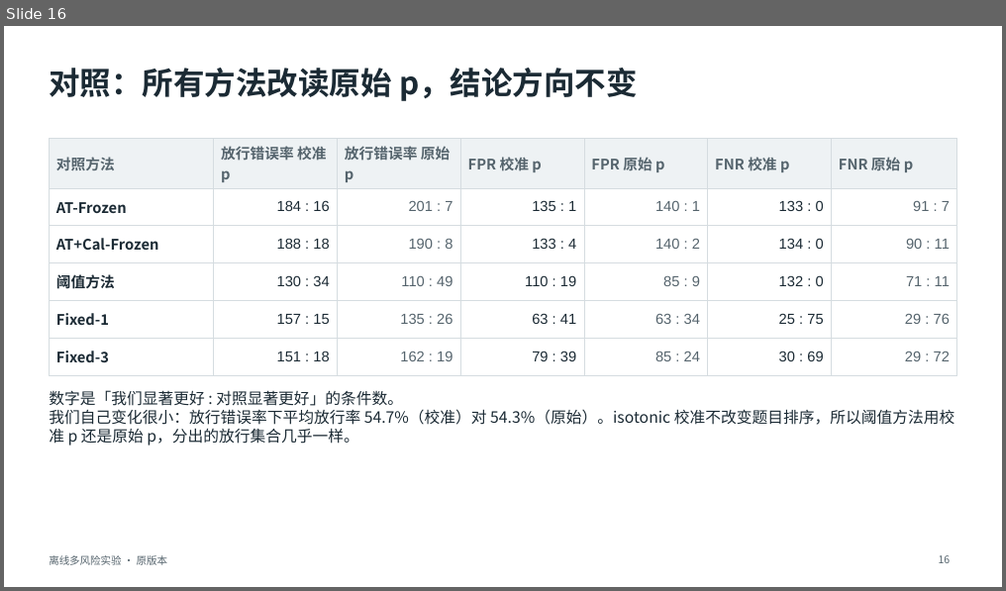
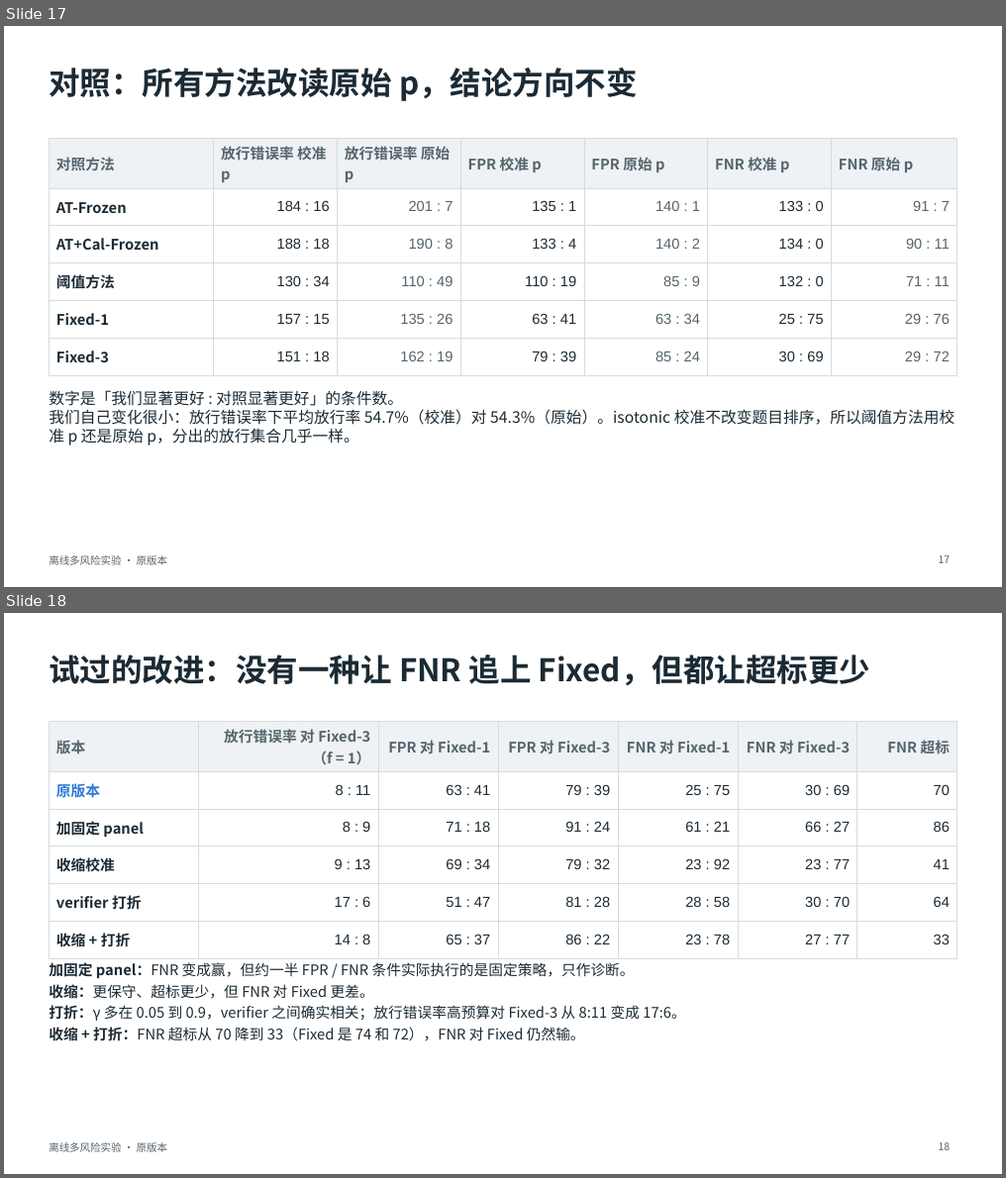
Before and after one commit to toz015/verification_generation_experiment, a slide deck: reports/offline_multirisk_20261116_calibrated/deck/离线多风险实验_原版本.pptx. Shown one above the other, each under a label of ours: slide 16 before the commit, slides 17 and 18 after it. The pictures are 1006x591 and 1006x1178 pixels, drawn with LibreOffice and Linux fonts; fonts in the diff are those of the drawing. Boxes give left, top, right and bottom in pixels: in the first picture for what was removed or moved away, otherwise in the second. Text is boxed around its words. In the diff, an @@ line names an element or a change of style, - is before the commit and + after.

```diff
--- a/reports/offline_multirisk_20261116_calibrated/deck/离线多风险实验_原版本.pptx
+++ b/reports/offline_multirisk_20261116_calibrated/deck/离线多风险实验_原版本.pptx
@@ slide 18 added at bbox=[4, 613, 1002, 1174], background #FFFFFF; not listed: 1 template element that a slide beside it also shows @@
@@ title added at bbox=[49, 655, 870, 685], 30 pt, text #1B2A34, bold @@
+试过的改进：没有一种让 FNR 追上 Fixed，但都让超标更少
@@ table added at bbox=[49, 722, 957, 952], 6 rows, 7 columns @@
+版本 | 放行错误率 对 Fixed-3（f = 1） | FPR 对 Fixed-1 | FPR 对 Fixed-3 | FNR 对 Fixed-1 | FNR 对 Fixed-3 | FNR 超标
+原版本 | 8 : 11 | 63 : 41 | 79 : 39 | 25 : 75 | 30 : 69 | 70
+加固定 panel | 8 : 9 | 71 : 18 | 91 : 24 | 61 : 21 | 66 : 27 | 86
+收缩校准 | 9 : 13 | 69 : 34 | 79 : 32 | 23 : 92 | 23 : 77 | 41
+verifier 打折 | 17 : 6 | 51 : 47 | 81 : 28 | 28 : 58 | 30 : 70 | 64
+收缩 + 打折 | 14 : 8 | 65 : 37 | 86 : 22 | 23 : 78 | 27 : 77 | 33
@@ text added at bbox=[49, 962, 685, 1045], 14 pt, text #1B2A34 @@
+加固定 panel：FNR 变成赢，但约一半 FPR / FNR 条件实际执行的是固定策略，只作诊断。
+收缩：更保守、超标更少，但 FNR 对 Fixed 更差。
+打折：γ 多在 0.05 到 0.9，verifier 之间确实相关；放行错误率高预算对 Fixed-3 从 8:11 变成 17:6。
+收缩 + 打折：FNR 超标从 70 降到 33（Fixed 是 74 和 72），FNR 对 Fixed 仍然输。
@@ page number added at bbox=[939, 1143, 950, 1151], 10 pt, text #55646D @@
+18
@@ what was slide 16 is now slide 17 @@
@@ page number at bbox=[939, 556, 950, 564]: text changed @@
-16
+17
```
Also in this commit, not shown: 2 other slides added, 3 other files.
